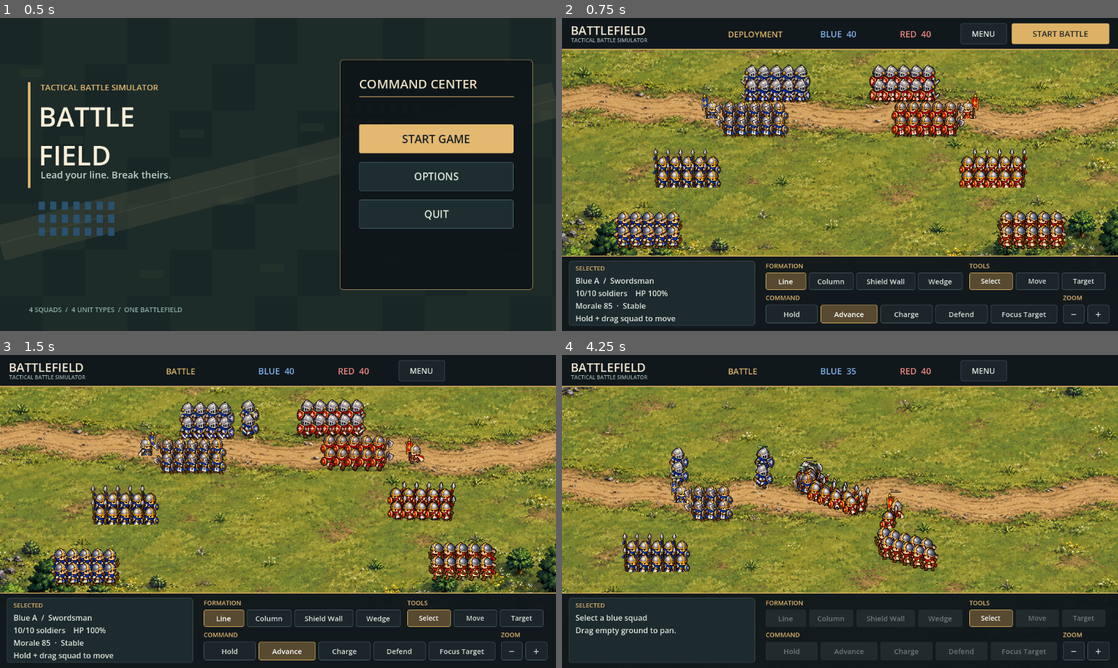
Above: before the commit, frames 1-4 (two rows, left to right).
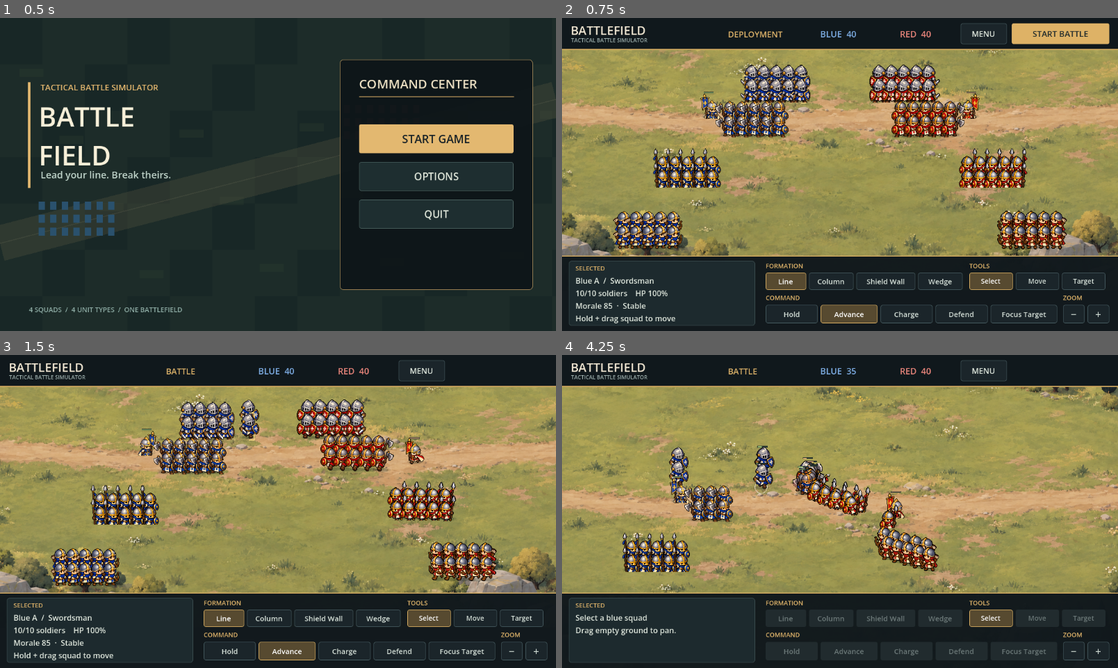
Above: after the commit, the same moments.

Repository: Pence420/RTS_GAME
Game: Godot game, scene res://scenes/main_menu.tscn
The game is run twice, just before and just after one commit, with the same random seed, the same clock (stepped at 60 frames per second) and the same inputs.
Inputs (mouse positions are in pixels of both pictures, inside the frame that each line leads up to):
- Up to frame 1 (0.5 s): no input
- Up to frame 2 (0.75 s): click "START GAME" at 0.5 s
- Up to frame 3 (1.5 s): click "START BATTLE" at 1.25 s
- Up to frame 4 (4.25 s): tap Enter at 2 s; move the mouse to (962, 495) at 2.02 s; hold D 2.03-2.75 s; click (962, 495) at 2.17 s; drag from (728, 527) to (812, 574) at 2.77 s; move the mouse to (895, 442) at 3.52 s; hold D from 3.53 s (still down)

Frame 1 is identical in both runs. In frame 2, 49% of the frame differs, in the area x 0-100%, y 10-76%; in frame 3, 49%; in frame 4, 54%.

Commit message:
Replace pixel battlefield with smooth 2D terrain

Diff:
--- a/strategy-game/scenes/battle.tscn
+++ b/strategy-game/scenes/battle.tscn
@@ -76,7 +76,7 @@
 
 [node name="Battle" type="Node2D"]
 y_sort_enabled = true
-texture_filter = 1
+texture_filter = 2
 script = ExtResource("1_battle")
 
 [node name="Camera2D" type="Camera2D" parent="."]
--- a/strategy-game/scripts/battle.gd
+++ b/strategy-game/scripts/battle.gd
@@ -3,7 +3,7 @@
 const SQUAD_SCENE: PackedScene = preload("res://scenes/squad.tscn")
 const UNIT_SCENE: PackedScene = preload("res://scenes/unit.tscn")
 const FIELD_SIZE := Vector2(1600, 900)
-const TERRAIN_TEXTURE: Texture2D = preload("res://assets/terrain/battlefield_pixel.png")
+const TERRAIN_TEXTURE: Texture2D = preload("res://assets/terrain/battlefield_smooth.png")
 enum PointerMode { SELECT, MOVE, TARGET }
 enum DragAction { PAN, MOVE }
 const DRAG_THRESHOLD := 8.0
--- a/strategy-game/tests/hud_smoke.gd
+++ b/strategy-game/tests/hud_smoke.gd
@@ -6,6 +6,10 @@
 
 
 func _run() -> void:
+	var terrain := load("res://assets/terrain/battlefield_smooth.png") as Texture2D
+	if terrain == null or terrain.get_width() < 1024 or terrain.get_height() < 576 or absf(float(terrain.get_width()) / float(terrain.get_height()) - 16.0 / 9.0) > 0.05:
+		_fail("Smooth battlefield texture is missing or has the wrong size")
+		return
 	root.size = Vector2i(1152, 648)
 	var battle: Node2D = load("res://scenes/battle.tscn").instantiate()
 	root.add_child(battle)
Binary file added: strategy-game/assets/terrain/battlefield_smooth.png
Not shown, added: strategy-game/assets/terrain/battlefield_smooth.png.import
